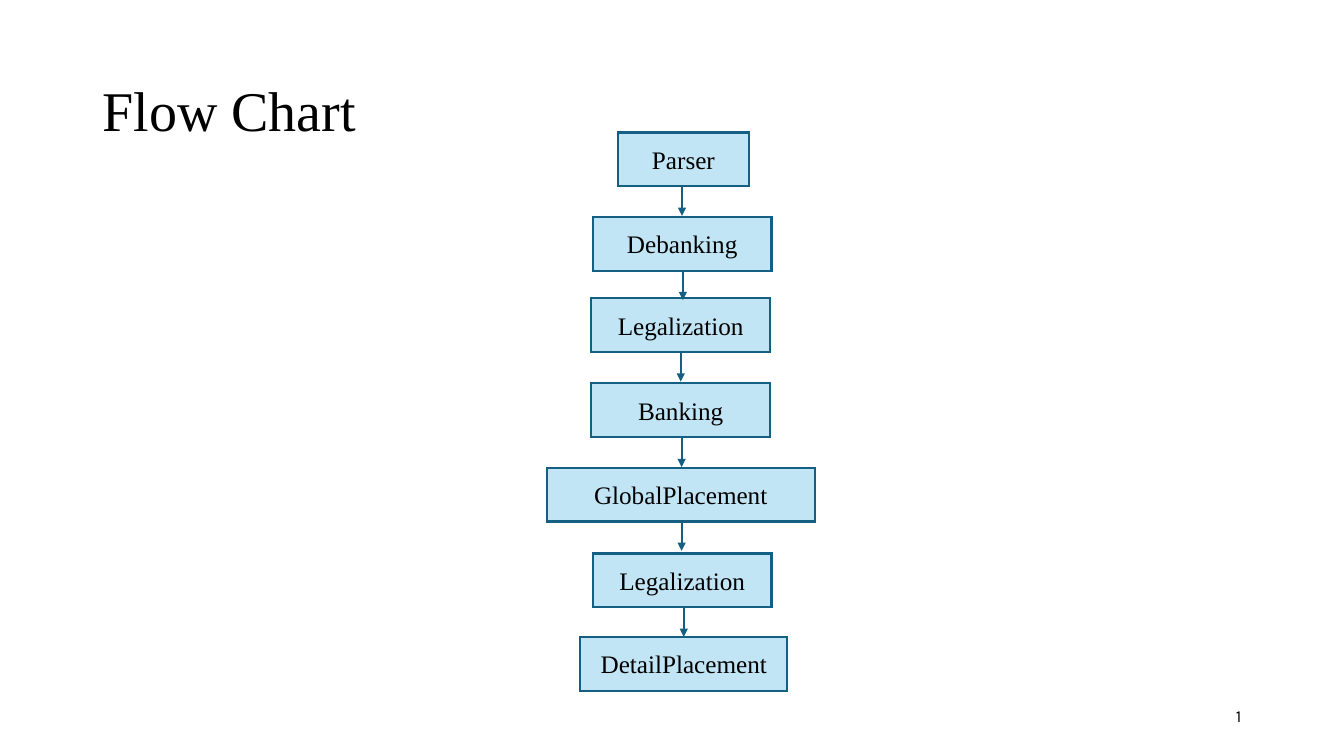
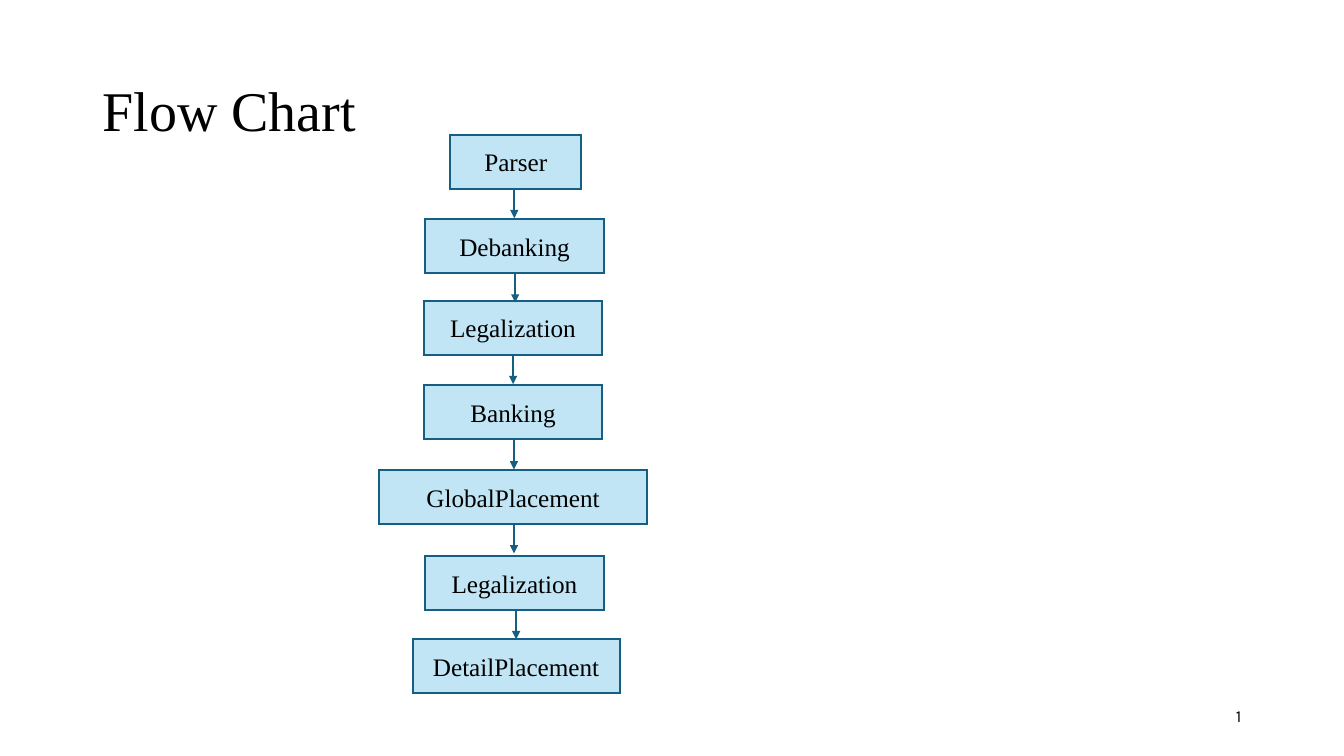
Before and after one commit to demon02130101/Lab, a slide deck: slide 1 of ICCAD/進度報告/0418.pptx. Drawn at 1344x756 pixels with LibreOffice and Linux fonts; fonts in the diff are those of the drawing. Boxes give left, top, right and bottom in pixels: in the first picture for what was removed or moved away, otherwise in the second. Text is boxed around its words. In the diff, an @@ line names an element or a change of style, - is before the commit and + after.

```diff
--- a/ICCAD/進度報告/0418.pptx
+++ b/ICCAD/進度報告/0418.pptx
@@ rectangle "Parser": place and size @@
-rectangle "Parser" at box(618, 132, 749, 186)
+rectangle "Parser" at box(451, 135, 582, 189)
@@ 3 rectangles, 3 arrows: place and size @@
-3 rectangles, 3 arrows at box(581, 187, 788, 691)
+3 rectangles, 3 arrows at box(412, 189, 620, 693)
@@ rectangle "GlobalPlacement": place and size @@
-rectangle "GlobalPlacement" at box(546, 468, 815, 521)
+rectangle "GlobalPlacement" at box(379, 470, 647, 523)
@@ 3 arrows, 2 rectangles: place and size @@
-3 arrows, 2 rectangles at box(593, 217, 771, 607)
+3 arrows, 2 rectangles at box(425, 220, 604, 610)
```
Also in this commit, not shown: 2 other files.
